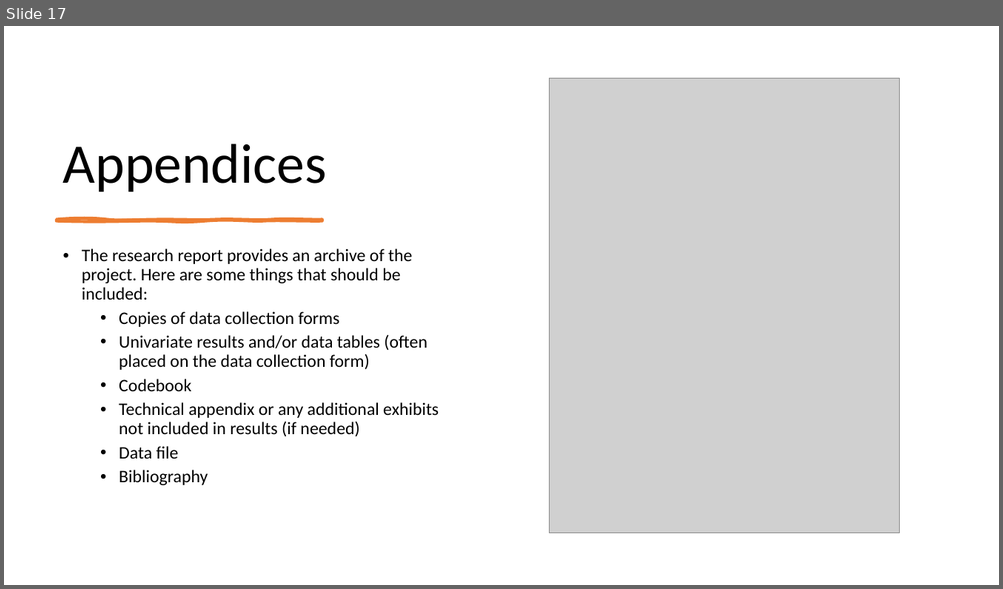
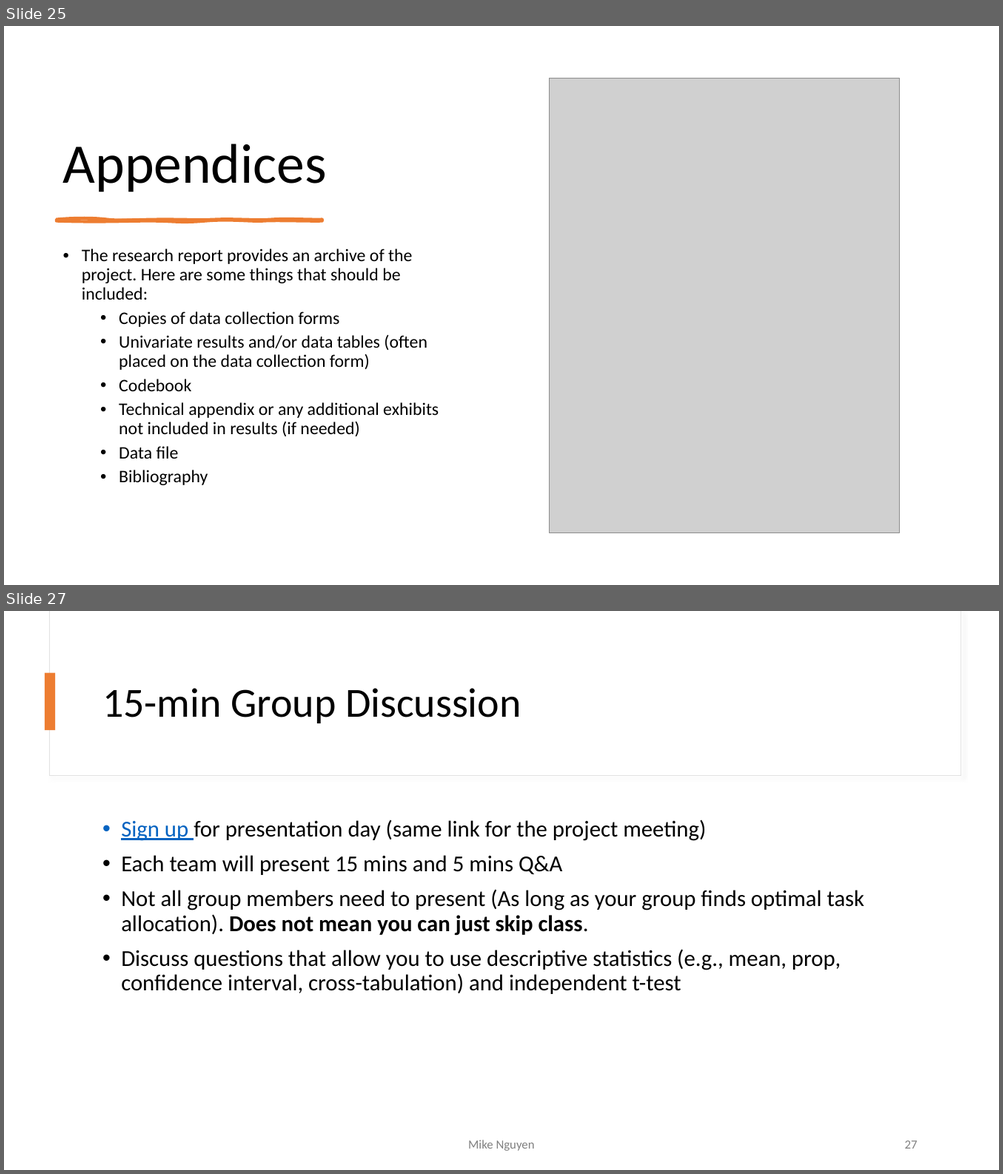
Before and after one commit to mikenguyen13/mar4050, a slide deck: lectures/10/2_Research Presentation.pptx. Shown one above the other, each under a label of ours: slide 17 before the commit, slides 25 and 27 after it; the slides between them are not shown. The pictures are 1003x589 and 1003x1174 pixels, drawn with LibreOffice and Linux fonts; fonts in the diff are those of the drawing; grey boxes stand for pictures. Boxes give left, top, right and bottom in pixels: in the first picture for what was removed or moved away, otherwise in the second. Text is boxed around its words. In the diff, an @@ line names an element or a change of style, - is before the commit and + after.

```diff
--- a/lectures/10/2_Research Presentation.pptx
+++ b/lectures/10/2_Research Presentation.pptx
@@ slide 27 added at (4, 611, 999, 1170), background #FFFFFF @@
@@ rectangle added at (50, 611, 961, 776), fill #FFFFFF, outline #E1E1E1 0.75 pt @@
@@ rectangle added at (51, 611, 961, 775), fill #FFFFFF @@
@@ rectangle added at (45, 673, 56, 730), fill #ED7D31 @@
@@ title added at (102, 688, 521, 723), 40 pt, text #000000 @@
+15-min Group Discussion
@@ text added at (121, 820, 865, 994), 22 pt, text #000000 @@
+• Sign up for presentation day (same link for the project meeting)
+• Each team will present 15 mins and 5 mins Q&A
+• Not all group members need to present (As long as your group finds optimal task allocation). Does not mean you can just skip class.
+• Discuss questions that allow you to use descriptive statistics (e.g., mean, prop, confidence interval, cross-tabulation) and independent t-test
@@ text added at (468, 1140, 535, 1151), 12 pt, text #808080 @@
+Mike Nguyen
@@ page number added at (905, 1141, 917, 1149), 12 pt, text #808080 @@
+27
@@ what was slide 17 is now slide 25 @@
```
Also in this commit, not shown: 3 slides changed, 9 other slides added, 9 other files.
